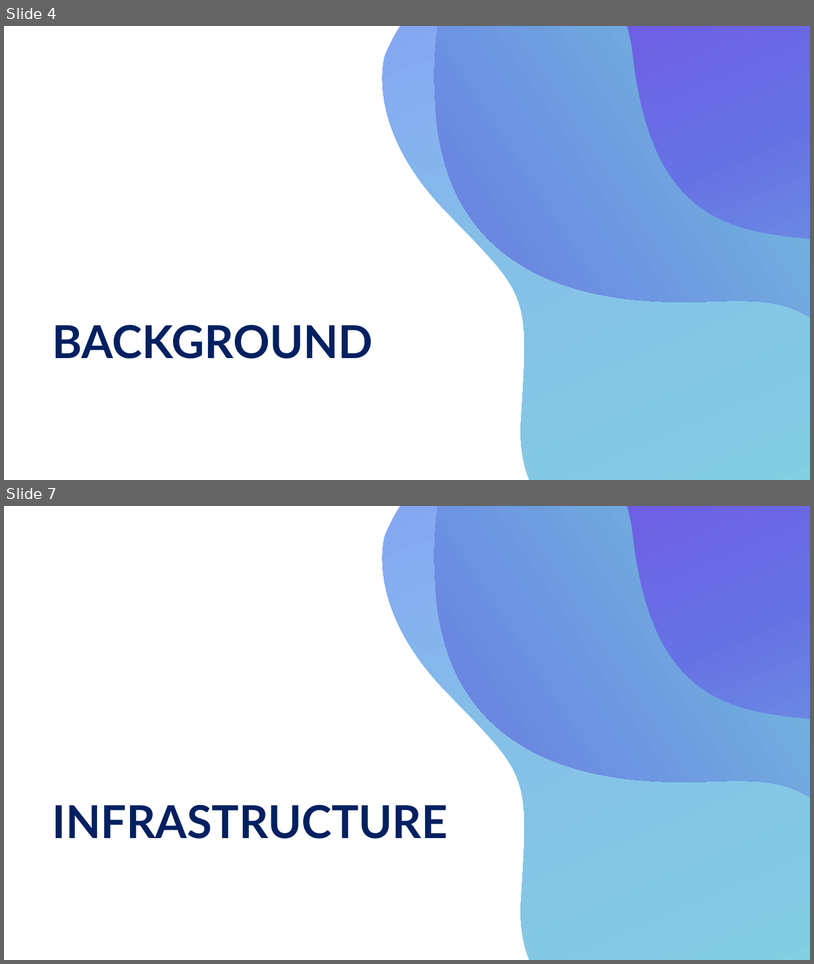
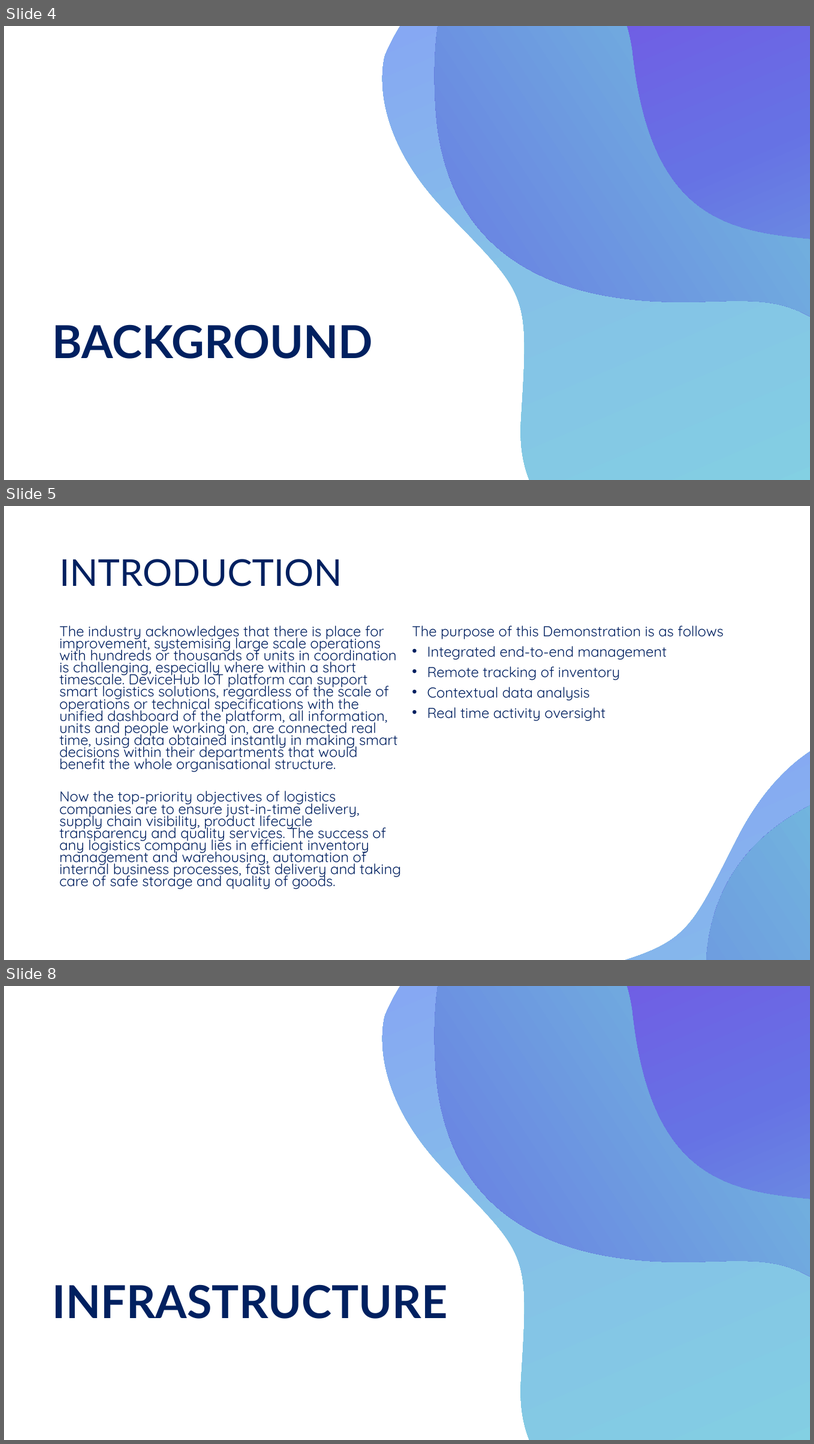
Before and after one commit to kloniphani/Dedomena, a slide deck: Presentation/Big Data Engineering.pptx. Shown one above the other, each under a label of ours: slides 4 and 7 before the commit, slides 4, 5 and 8 after it; the slides between them are not shown. The pictures are 814x964 and 814x1444 pixels, drawn with LibreOffice and Linux fonts; fonts in the diff are those of the drawing. Boxes give left, top, right and bottom in pixels: in the first picture for what was removed or moved away, otherwise in the second. Text is boxed around its words. In the diff, an @@ line names an element or a change of style, - is before the commit and + after.

Commit message:
Updating the template
Added the Delivery Concept

```diff
--- a/Presentation/Big Data Engineering.pptx
+++ b/Presentation/Big Data Engineering.pptx
@@ slide 5 added at (4, 506, 810, 960), background #FFFFFF @@
@@ title added at (59, 559, 342, 586), 44 pt, text #002060 @@
+INTRODUCTION
@@ text added at (59, 625, 401, 889), 17.1 pt, text #002060 @@
+The industry acknowledges that there is place for improvement, systemising large scale operations with hundreds or thousands of units in coordination is challenging, especially where within a short timescale. DeviceHub IoT platform can support smart logistics solutions, regardless of the scale of operations or technical specifications with the unified dashboard of the platform, all information, units and people working on, are connected real time, using data obtained instantly in making smart decisions within their departments that would benefit the whole organisational structure.
+Now the top-priority objectives of logistics companies are to ensure just-in-time delivery, supply chain visibility, product lifecycle transparency and quality services. The success of any logistics company lies in efficient inventory management and warehousing, automation of internal business processes, fast delivery and taking care of safe storage and quality of goods.
@@ freeform shape added at (314, 615, 810, 960), fill gradient #80DEDE to #85C1E7 to #878CFF @@
@@ freeform shape added at (397, 623, 810, 960), fill gradient #7CEFD8 to #6672E4 to #882BE5 @@
@@ text added at (412, 625, 724, 721), 17.1 pt, text #002060 @@
+The purpose of this Demonstration is as follows
+• Integrated end-to-end management
+• Remote tracking of inventory
+• Contextual data analysis
+• Real time activity oversight
@@ freeform shape added at (396, 652, 810, 960), fill gradient #882BE5 to #6672E4 to #7CEFD8 @@
@@ what was slide 7 is now slide 8 @@
```
Also in this commit, not shown: 5 other slides added, 1 slide removed, 2 other files.
